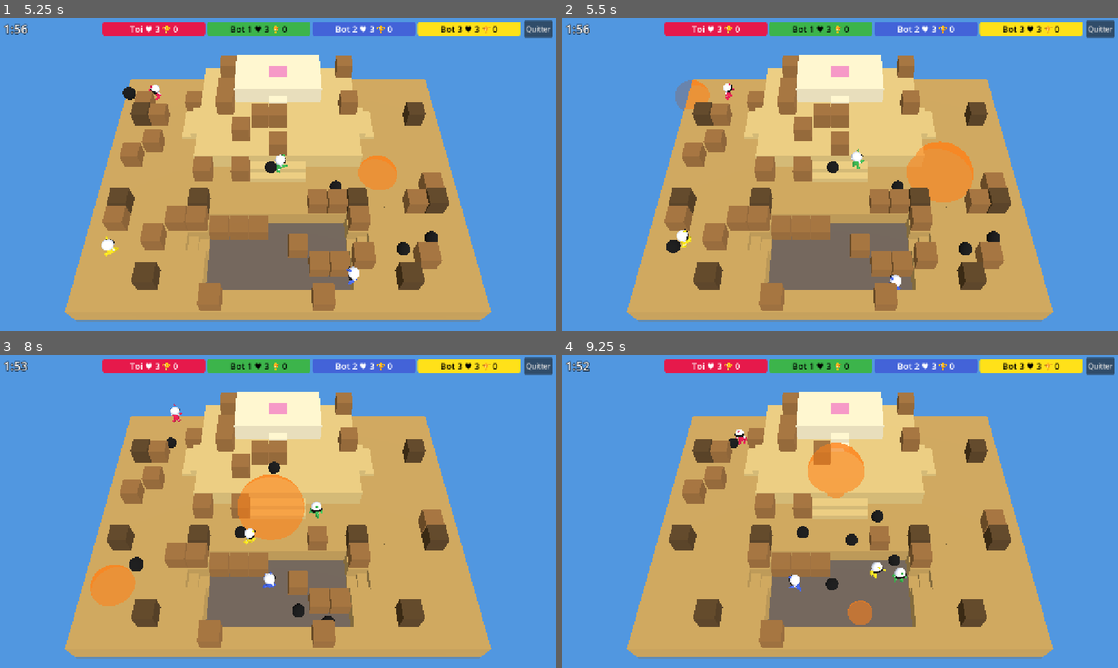
Above: before the commit, frames 1-4 (two rows, left to right).
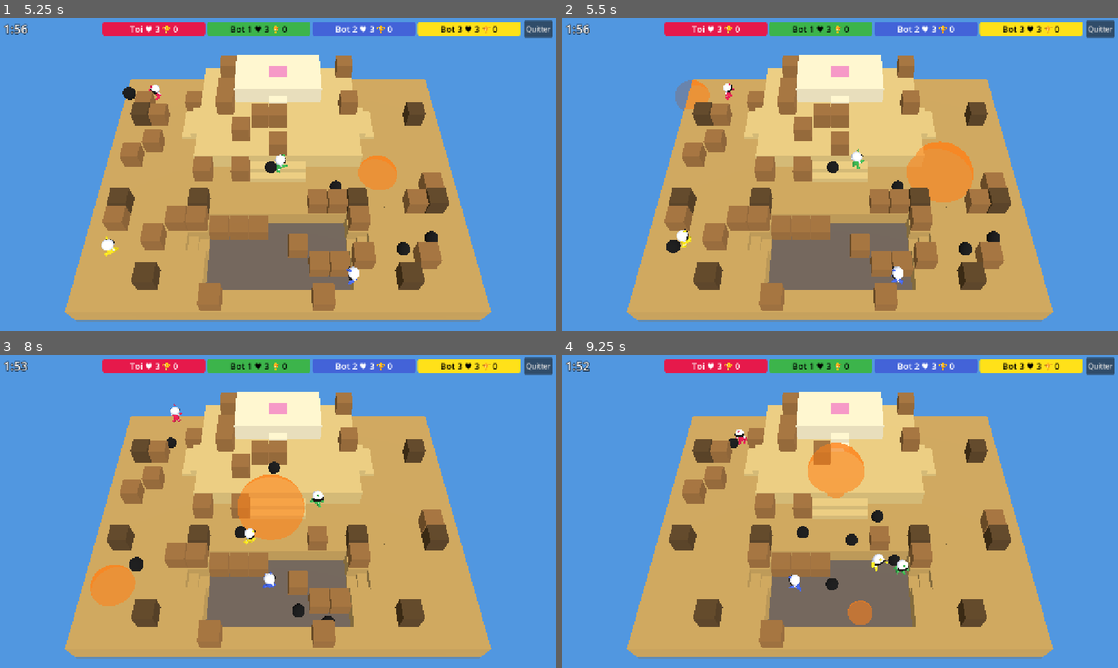
Above: after the commit, the same moments.

Repository: PaulDoazan/bomberman
Game: Godot game, scene res://src/ui/settings_screen.tscn
Same seed, same stepped clock (60 frames per second), same inputs: the game is played once before the commit and once after it.
Inputs (mouse positions are in pixels of both pictures, inside the frame that each line leads up to):
- Up to frame 1 (5.25 s): click "Jouer" at 0.5 s; move the mouse to (400, 158) at 1.27 s; hold Right (move_right) 1.28-2 s; hold Right mouse button (action) 1.28-2 s; click (400, 158) at 1.42 s; drag from (166, 190) to (250, 237) at 2.02 s; move the mouse to (333, 105) at 2.77 s; hold Right (move_right) 2.78-3.5 s; hold Space (place_bomb) 2.78-3.5 s; drag from (250, 237) to (111, 127) at 3.52 s; move the mouse to (444, 221) at 4.27 s; press the mouse at (444, 221) at 4.28 s; hold Left (move_left) 4.28-5 s; release the mouse at (444, 221) at 5 s; drag from (111, 127) to (194, 96) at 5.02 s
- Up to frame 2 (5.5 s): no input
- Up to frame 3 (8 s): move the mouse to (305, 511) at 5.77 s; hold Down (move_down) 5.78-6.5 s; hold Right mouse button (action) 5.78-6.5 s; click (305, 511) at 5.92 s; drag from (194, 433) to (166, 527) at 6.52 s; move the mouse to (400, 495) at 7.27 s; hold Up (move_up) from 7.28 s (still down); hold Space (place_bomb) from 7.28 s (still down)
- Up to frame 4 (9.25 s): release Up (move_up) at 8 s; release Space (place_bomb) at 8 s; drag from (728, 527) to (812, 574) at 8.02 s; move the mouse to (895, 442) at 8.77 s; press the mouse at (895, 442) at 8.78 s; hold Down (move_down) from 8.78 s (still down)

Frame 1 is identical in both runs. In frame 2, 0.1% of the frame differs, in the area x 58-62%, y 79-87%; in frame 3, 0.1%; in frame 4, 0.3%, in the area x 55-63%, y 63-73%.

Commit message:
Jump down off a ledge instead of sliding down
A player walking off a level now hops up a little and falls under
gravity to the level below, while still moving forward. Stairs still go
down smoothly, ghosts still float down, and a respawn appears in place.

Co-Authored-By: Claude Opus 5.5 <noreply@anthropic.com>
Claude-Session: https://claude.ai/code/session_01VPhps17NVn3uxQFaWV6rT5

Diff:
--- a/src/game/actors_view.gd
+++ b/src/game/actors_view.gd
@@ -2,6 +2,10 @@
 extends Node3D
 
 const GHOST_HOVER := 1.5
+# Walking off a ledge jumps down: a small hop up, then a fall under gravity to the level below.
+const LEDGE_DROP := 0.2 # a drop this big in one tick is a ledge (stairs go down smoothly)
+const JUMP_SPEED := 2.5
+const GRAVITY := 20.0
 const EJECT_HOP := 1.2 # height of the arc of a ghost thrown off its victim
 const EJECT_SPINS := 2.0 # turns it makes on the way
 const CARRY_HEIGHT := 1.5
@@ -33,6 +37,8 @@
 	var last_pos := Vector2.INF
 	var last_held := PlayerState.Held.NONE
 	var y_smooth := 0.0
+	var fall_v := 0.0 # vertical speed while jumping down off a ledge
+	var falling := false
 	var placed := false
 	var seen_death := -1 # died_tick already handled, so each death leaves one body
 
@@ -237,10 +243,13 @@
 		if not n.placed or thrown or p.carried_by >= 0 or ejected > 0.0:
 			n.y_smooth = y
 			n.placed = true
-		elif y >= n.y_smooth:
-			n.y_smooth = y # climbing: never lag below the step
+			n.falling = false
+		elif ghost:
+			n.y_smooth = y if y >= n.y_smooth else lerpf(n.y_smooth, y, 0.35) # floats down
 		else:
-			n.y_smooth = lerpf(n.y_smooth, y, 0.35) # falling off a ledge
+			_fall(n, y)
+		if p.life == PlayerState.Life.WAITING_RESPAWN:
+			n.placed = false # the respawn appears in place, without jumping there
 		_track(n, Vector3(pos.x, n.y_smooth, pos.y), p.life == PlayerState.Life.WAITING_RESPAWN)
 		n.body.material_override = _ghost_mat if ghost else n.mat
 		var stunned := p.stun_timer > 0.0
@@ -258,6 +267,21 @@
 			n.model.visible = true
 		n.held_bomb.visible = p.held == PlayerState.Held.BOMB
 		n.held_block.visible = p.held == PlayerState.Held.BLOCK
+
+# Moves a living body's height towards the ground y under it: straight up a step, along a
+# stair, or in a jump off a ledge.
+static func _fall(n: PlayerNode, y: float) -> void:
+	if not n.falling and n.y_smooth - y > LEDGE_DROP:
+		n.falling = true
+		n.fall_v = JUMP_SPEED
+	if not n.falling:
+		n.y_smooth = y
+		return
+	n.fall_v -= GRAVITY * SimConfig.DT
+	n.y_smooth += n.fall_v * SimConfig.DT
+	if n.y_smooth <= y:
+		n.y_smooth = y
+		n.falling = false
 
 # Yaw that turns the model (facing +Z) towards an aim direction on the grid (x -> X, y -> Z).
 static func _yaw(aim: Vector2i) -> float:
--- /dev/null
+++ b/tests/test_fall_view.gd
@@ -0,0 +1,35 @@
+extends TestCase
+
+# Walking off a ledge draws a jump: the body first rises a little, then falls to the level below.
+func test_walking_off_a_ledge_jumps() -> void:
+	var a := Fixtures.flat(9, 3)
+	for y in 3:
+		for x in 4:
+			a.set_cell(Vector2i(x, y), Arena.Tile.FLOOR, 2)
+	var w := World.new(a, [0], SimConfig.new(), RandomNumberGenerator.new())
+	w.players[0].pos = Vector2(3.0, 1.5)
+	var ms := MatchState.new(SimConfig.new(), RandomNumberGenerator.new())
+	var view := ActorsView.new()
+	view._ready()
+	view._sync_players(w, ms)
+	var n: ActorsView.PlayerNode = view._players[0]
+	var top := n.y_smooth
+	assert_almost(top, 1.0, 0.001, "sur l'étage")
+	var go := PlayerIntent.new()
+	go.moving = true
+	go.target = Vector2(8.5, 1.5)
+	var highest := top
+	var lowest := top
+	var landed_at := -1
+	for t in 30:
+		w.step({0: go})
+		view._sync_players(w, ms)
+		highest = maxf(highest, n.y_smooth)
+		lowest = minf(lowest, n.y_smooth)
+		if landed_at == -1 and is_equal_approx(n.y_smooth, 0.0):
+			landed_at = t
+	assert_true(highest > top + 0.05, "monte d'abord (saut)")
+	assert_almost(lowest, 0.0, 0.001, "jamais sous le sol d'arrivée")
+	assert_true(landed_at > 3, "met quelques ticks à retomber (%d)" % landed_at)
+	assert_almost(n.y_smooth, 0.0, 0.001, "posé en bas")
+	view.free()
Not shown, added: tests/test_fall_view.gd.uid
Not shown, changed: docs/superpowers/specs/2026-10-26-bomberman-poc-solo-design.md
